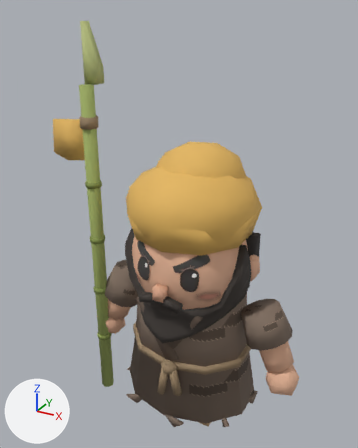
An edit to the glTF model godot3d/assets/models/yellow_turban.glb, drawn before and after from the same camera.
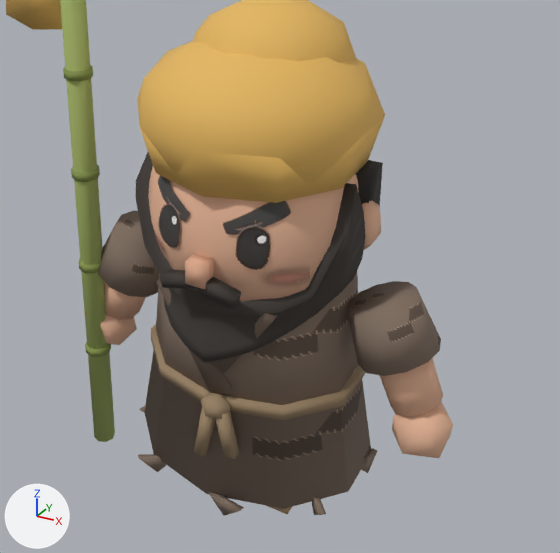
Each version is shown whole from a 50 mm camera at (1.05, -2.04, 2.15) aimed at (-0.11, 0.05, 1.1), then close up on the part from 14% to 100% of the width and 32% to 100% of the height. Lighting does not change. The marker at lower left points along +X, +Y and +Z. The first two pictures are the older version. Vertices at exactly the same position are counted once.

The first close-up shows 'yellow_turban_mesh'.
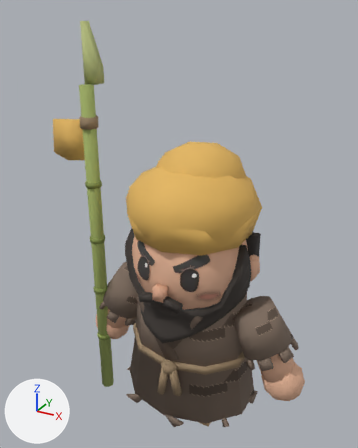
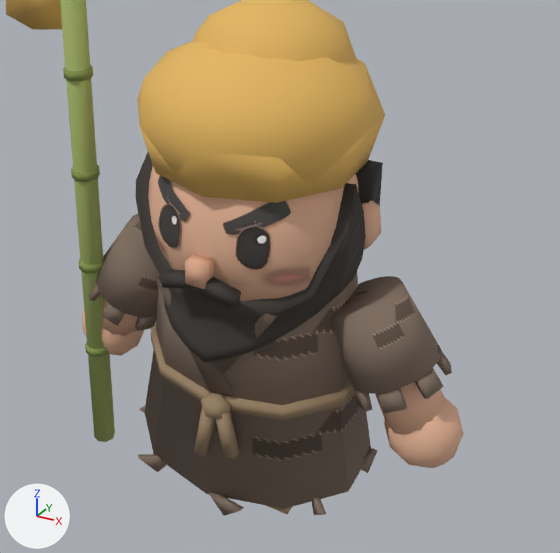
The edits, one by one:
me_cube is used by ob_yellow_turban_mesh; location (0.0, 0.0, 0.0).
me_cube had 1035 vertices, 1836 faces and spanned x -0.78..0.62, y -0.35..0.42, z -0.04..2.09.
me_cube now has 1239 vertices, 2188 faces and spans x -0.78..0.64, y -0.35..0.42, z -0.04..2.09.
me_cube part 1: a new loose piece, an icosphere of 80 faces spanning x 0.43..0.64, y -0.1..0.1, z 0.27..0.5, in mat_face (beige #e5b395).
me_cube part 2: a new loose piece, an icosphere of 80 faces spanning x -0.64..-0.43, y -0.1..0.1, z 0.27..0.5, in mat_face (beige #e5b395).
me_cube part 3: the loose piece of 24 vertices spanning x -0.56..-0.29, y -0.12..0.12, z 0.57..0.81 is rebuilt with 32 vertices and now spans x -0.56..-0.24, y -0.14..0.14, z 0.5..0.81.
me_cube part 4: the loose piece of 24 vertices spanning x 0.29..0.56, y -0.12..0.12, z 0.57..0.81 is rebuilt with 32 vertices and now spans x 0.24..0.56, y -0.14..0.14, z 0.5..0.81.
me_cube part 5: the loose piece of 20 vertices spanning x -0.58..-0.38, y -0.08..0.08, z 0.44..0.65 is rebuilt with 28 vertices and now spans x -0.6..-0.36, y -0.09..0.09, z 0.38..0.63.
me_cube part 6: the loose piece of 20 vertices spanning x 0.38..0.58, y -0.08..0.08, z 0.44..0.65 is rebuilt with 28 vertices and now spans x 0.36..0.6, y -0.09..0.09, z 0.38..0.63.
me_cube part 7: the loose piece of 12 vertices spanning x 0.45..0.62, y -0.1..0.07, z 0.3..0.5 is deleted.
me_cube part 8: the loose piece of 12 vertices spanning x -0.62..-0.45, y -0.1..0.07, z 0.3..0.5 is deleted.
Part 9, on me_cube:
107 vertices are added at x -0.59..0.59, y -0.14..0.14, z 0.45..0.63.
5 new vertices lie (0.04, 0.01, -0.05) away from vertices in x 0.44..0.55, y 0.01..0.13, z 0.57..0.63.
168 new faces join them, mat_robe (picture img_yt_robe).

Boxes [x1, y1, x2, y2] around the edits, measured in the close-ups (560 x 553 px):
'yellow_turban_mesh', reshaped: before [6, 0, 453, 516]; after [6, 0, 464, 516]
part 1 of me_cube, added (beige): after [384, 397, 464, 468]
part 2 of me_cube, added (beige): after [82, 310, 144, 356]
part 3 of me_cube, rebuilt: before [98, 210, 159, 297]; after [96, 214, 160, 318]
part 4 of me_cube, rebuilt (17% wider, 24% taller): before [347, 281, 441, 376]; after [332, 276, 442, 394]
part 5 of me_cube, rebuilt: before [104, 281, 146, 320]; after [102, 298, 138, 336]
part 6 of me_cube, rebuilt: before [379, 358, 443, 417]; after [375, 382, 445, 434]
part 7 of me_cube, deleted (beige): before [392, 401, 453, 458]
part 8 of me_cube, deleted (beige): before [84, 312, 137, 345]
part 9 of me_cube, added: after [89, 284, 452, 414]
